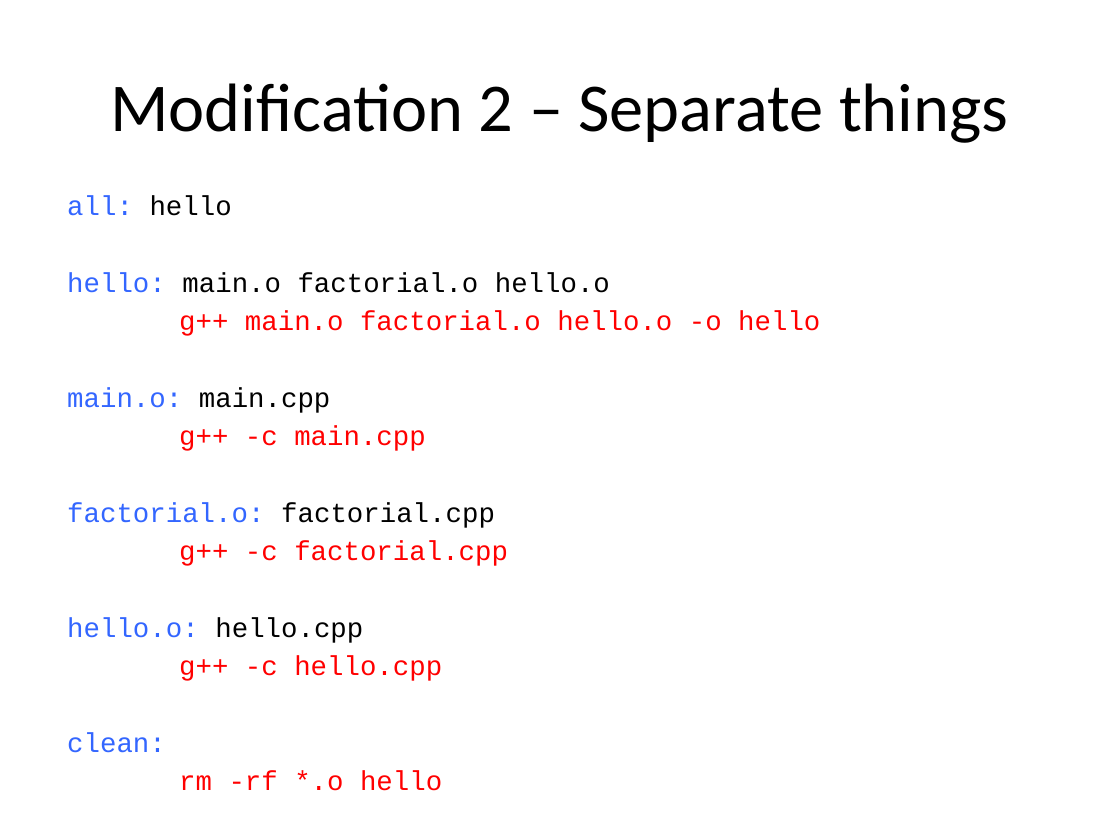
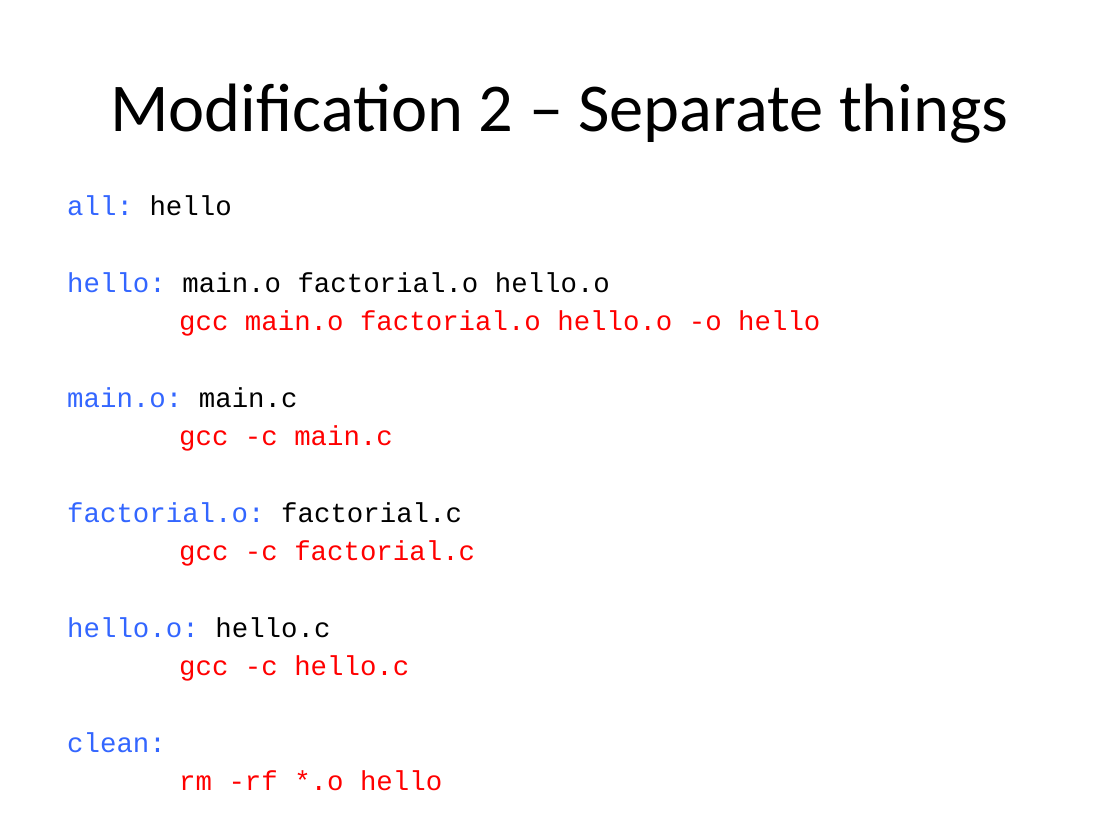
Before and after one commit to brash99/Cpsc256, a slide deck: slide 13 of Makefile_tutorial/Makefile_tutorial.pptx. Drawn at 1120x840 pixels with LibreOffice and Linux fonts; fonts in the diff are those of the drawing. Boxes give left, top, right and bottom in pixels: in the first picture for what was removed or moved away, otherwise in the second. Text is boxed around its words. In the diff, an @@ line names an element or a change of style, - is before the commit and + after.

```diff
--- a/Makefile_tutorial/Makefile_tutorial.pptx
+++ b/Makefile_tutorial/Makefile_tutorial.pptx
@@ text at <box>67,311,820,681</box>: text changed @@
-g++ main.o factorial.o hello.o -o hello
-main.o: main.cpp
-g++ -c main.cpp
-factorial.o: factorial.cpp
-g++ -c factorial.cpp
-hello.o: hello.cpp
-g++ -c hello.cpp
+gcc main.o factorial.o hello.o -o hello
+main.o: main.c
+gcc -c main.c
+factorial.o: factorial.c
+gcc -c factorial.c
+hello.o: hello.c
+gcc -c hello.c
```
Also in this commit, not shown: 16 other slides changed.
